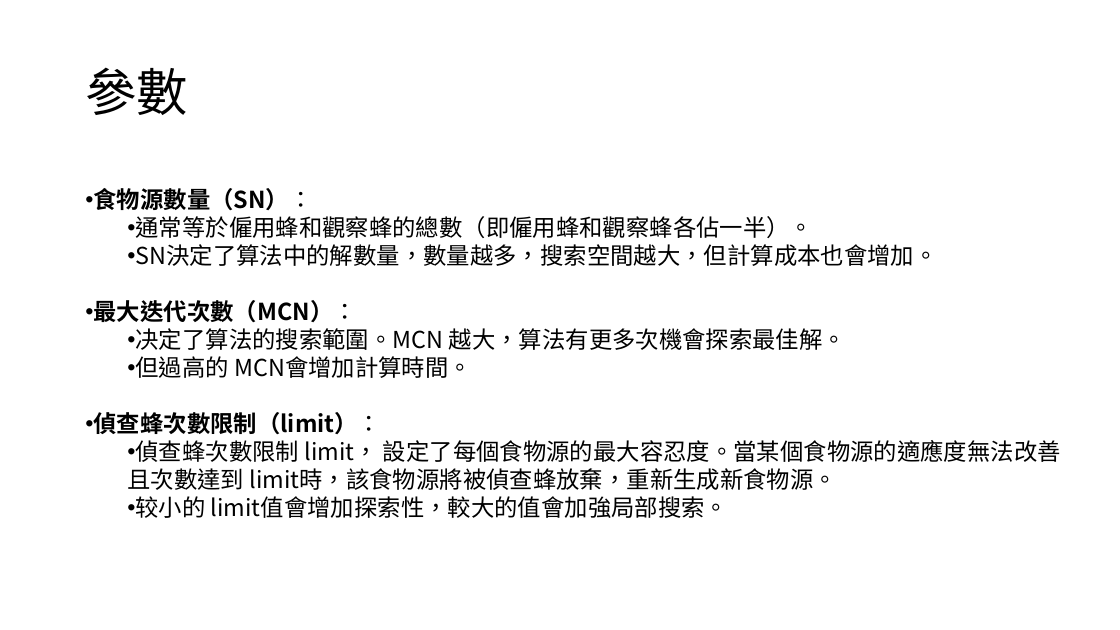
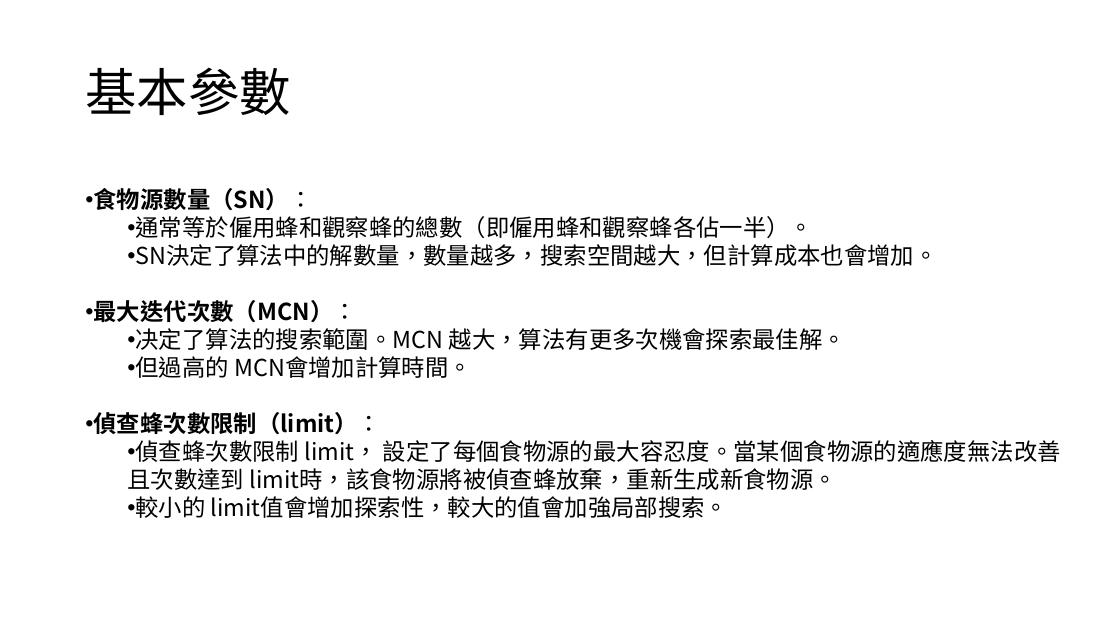
Before and after one commit to dreamakerChao/algorithm_final, a slide deck: slide 27 of 高等演算法報告.pptx (slide 2 before the commit). Drawn at 1120x630 pixels with LibreOffice and Linux fonts; fonts in the diff are those of the drawing. Boxes give left, top, right and bottom in pixels: in the first picture for what was removed or moved away, otherwise in the second. Text is boxed around its words. In the diff, an @@ line names an element or a change of style, - is before the commit and + after.

```diff
--- a/高等演算法報告.pptx
+++ b/高等演算法報告.pptx
@@ title at (85, 67, 290, 115): text changed @@
-參數
+基本參數
@@ text at (136, 496, 728, 518): text changed @@
-  • 较小的 limit值會增加探索性，較大的值會加強局部搜索。
+  • 較小的 limit值會增加探索性，較大的值會加強局部搜索。
```
Also in this commit, not shown: 3 other slides changed, 32 slides added, 1 slide removed, 7 other files.
